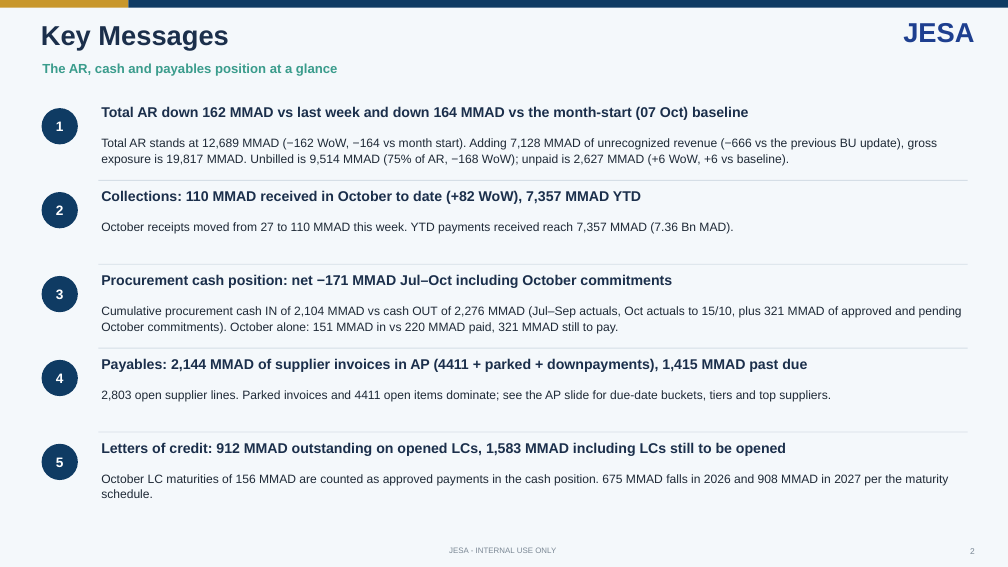
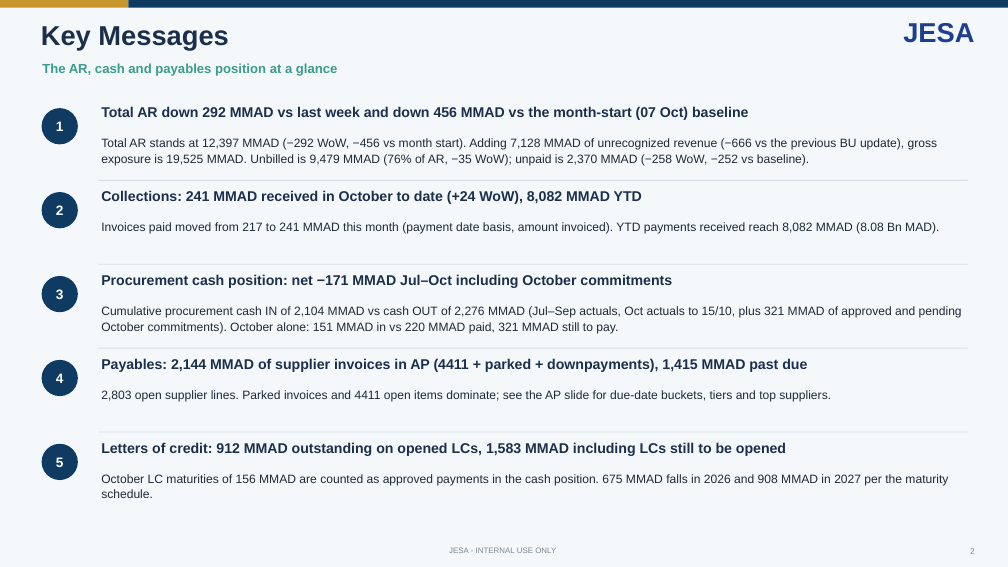
Before and after one commit to cherkaouihassan-art/Skills-Repo, a slide deck: slide 2 of weekly-ar-cash-deck/output/JESA_AR_Cash_Position_2026-10-21.pptx. Drawn at 1008x567 pixels with LibreOffice and Linux fonts; fonts in the diff are those of the drawing. Boxes give left, top, right and bottom in pixels: in the first picture for what was removed or moved away, otherwise in the second. Text is boxed around its words. In the diff, an @@ line names an element or a change of style, - is before the commit and + after.

```diff
--- a/weekly-ar-cash-deck/output/JESA_AR_Cash_Position_2026-10-21.pptx
+++ b/weekly-ar-cash-deck/output/JESA_AR_Cash_Position_2026-10-21.pptx
@@ text at bbox=[101, 106, 748, 120]: text changed @@
-Total AR down 162 MMAD vs last week and down 164 MMAD vs the month-start (07 Oct) baseline
+Total AR down 292 MMAD vs last week and down 456 MMAD vs the month-start (07 Oct) baseline
@@ text at bbox=[101, 138, 938, 165]: text changed @@
-Total AR stands at 12,689 MMAD (−162 WoW, −164 vs month start). Adding 7,128 MMAD of unrecognized revenue (−666 vs the previous BU update), gross exposure is 19,817 MMAD. Unbilled is 9,514 MMAD (75% of AR, −168 WoW); unpaid is 2,627 MMAD (+6 WoW, +6 vs baseline).
+Total AR stands at 12,397 MMAD (−292 WoW, −456 vs month start). Adding 7,128 MMAD of unrecognized revenue (−666 vs the previous BU update), gross exposure is 19,525 MMAD. Unbilled is 9,479 MMAD (76% of AR, −35 WoW); unpaid is 2,370 MMAD (−258 WoW, −252 vs baseline).
@@ text at bbox=[101, 190, 642, 204]: text changed @@
-Collections: 110 MMAD received in October to date (+82 WoW), 7,357 MMAD YTD
+Collections: 241 MMAD received in October to date (+24 WoW), 8,082 MMAD YTD
@@ text at bbox=[101, 222, 939, 233]: text changed @@
-October receipts moved from 27 to 110 MMAD this week. YTD payments received reach 7,357 MMAD (7.36 Bn MAD).
+Invoices paid moved from 217 to 241 MMAD this month (payment date basis, amount invoiced). YTD payments received reach 8,082 MMAD (8.08 Bn MAD).
```
Also in this commit, not shown: 14 other slides changed, 18 slides added, 7 other files.
